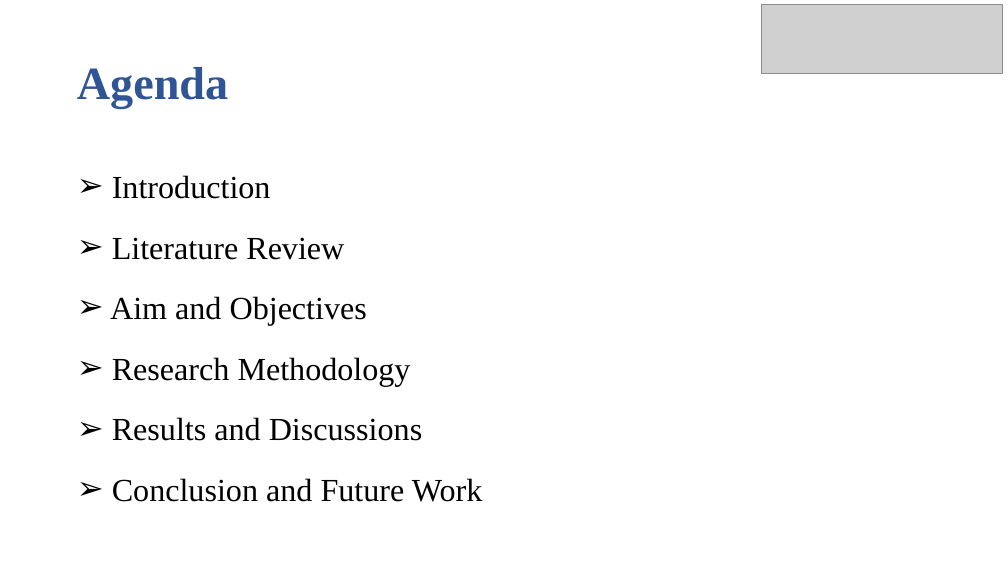
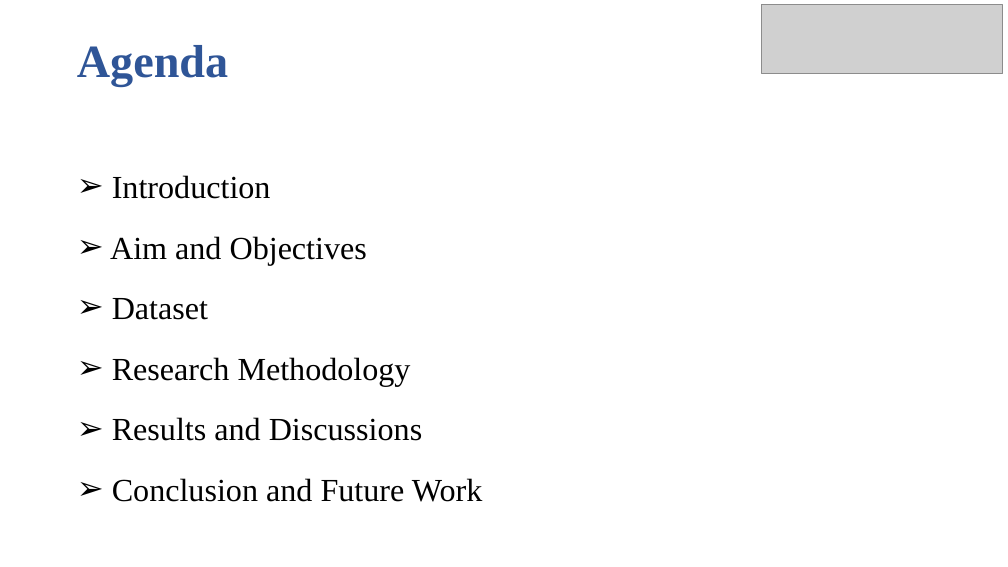
Before and after one commit to ashishdhyani/arid-dl, a slide deck: slide 2 of Thesis/Thesis.pptx. Drawn at 1008x567 pixels with LibreOffice and Linux fonts; fonts in the diff are those of the drawing; grey boxes stand for pictures. Boxes give left, top, right and bottom in pixels: in the first picture for what was removed or moved away, otherwise in the second. Text is boxed around its words. In the diff, an @@ line names an element or a change of style, - is before the commit and + after.

```diff
--- a/Thesis/Thesis.pptx
+++ b/Thesis/Thesis.pptx
@@ title "Agenda": place and size @@
-title "Agenda" at <box>77,67,228,109</box>
+title "Agenda" at <box>77,45,228,87</box>
@@ text at <box>112,237,344,260</box>: paragraph removed @@
-➢ Literature Review
@@ text at <box>112,298,208,320</box>: paragraph added @@
+➢ Dataset
```
Also in this commit, not shown: 4 other slides changed, 4 slides added, 2 slides removed, 17 other files.
